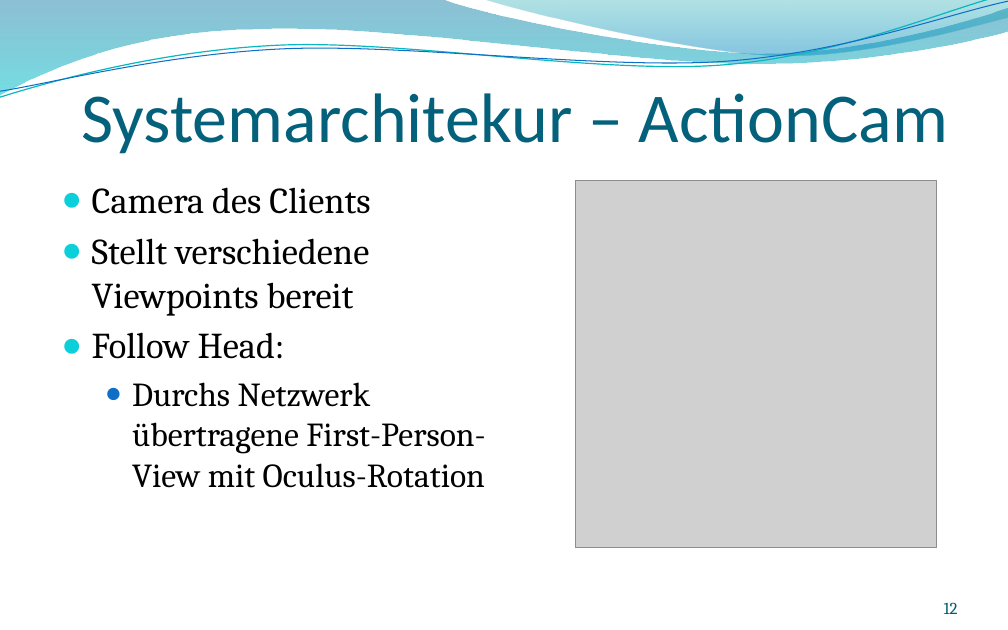
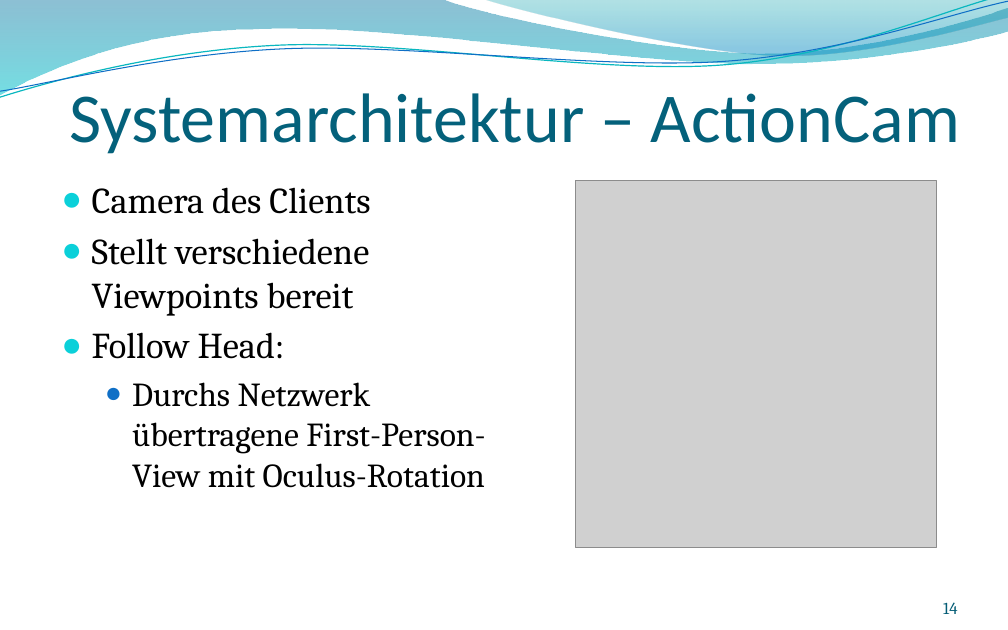
Before and after one commit to andreasdietze/Rift-Wingsuit, a slide deck: slide 14 of Präsentationen/Finale Präsentation/Finale-Präsentation-Rift-Wingsuit.pptx (slide 12 before the commit). Drawn at 1008x630 pixels with LibreOffice and Linux fonts; fonts in the diff are those of the drawing; grey boxes stand for pictures; background and template pictures are left out. Boxes give left, top, right and bottom in pixels: in the first picture for what was removed or moved away, otherwise in the second. Text is boxed around its words. In the diff, an @@ line names an element or a change of style, - is before the commit and + after.

```diff
--- a/Präsentationen/Finale Präsentation/Finale-Präsentation-Rift-Wingsuit.pptx
+++ b/Präsentationen/Finale Präsentation/Finale-Präsentation-Rift-Wingsuit.pptx
@@ title at (69, 93, 960, 154): text changed @@
-Systemarchitekur – ActionCam
+Systemarchitektur – ActionCam
@@ page number at (943, 602, 957, 614): text changed @@
-12
+14
```
Also in this commit, not shown: 10 other slides changed, 2 slides added.
